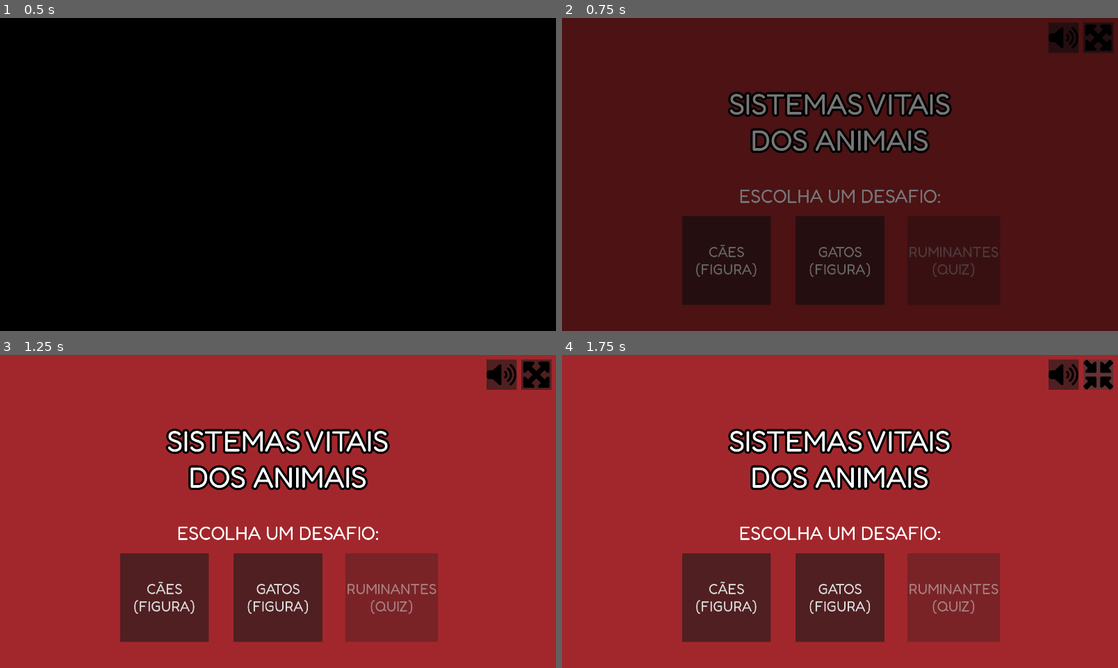
Above: before the commit, frames 1-4 (two rows, left to right).
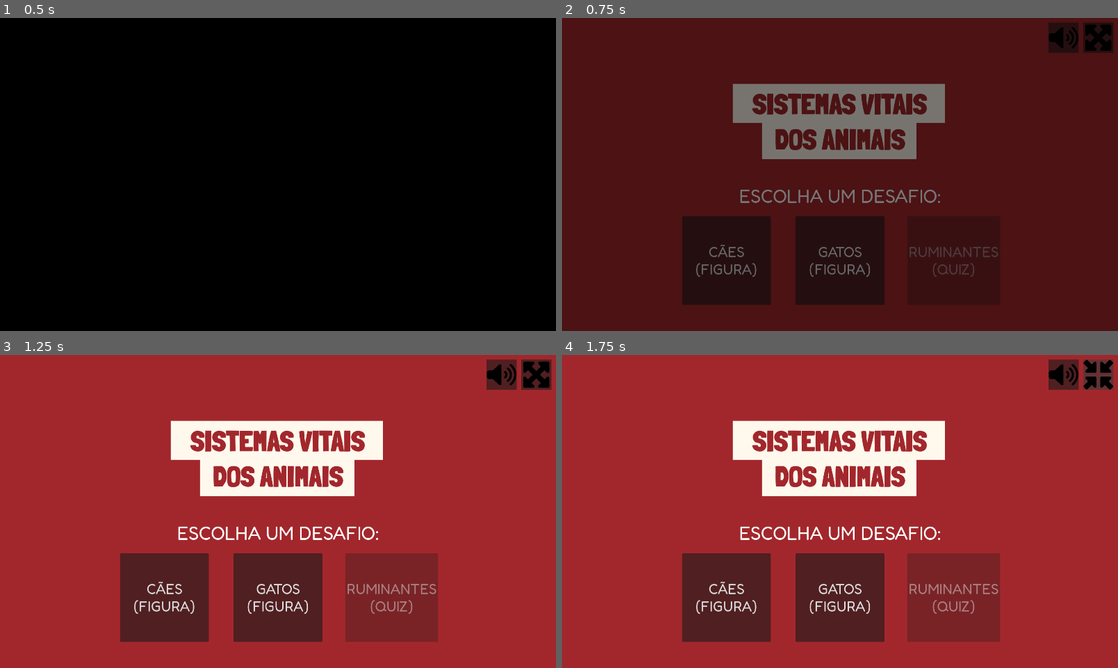
Above: after the commit, the same moments.

Repository: telmotrooper/vet-game
Game: Godot game, scene res://main.tscn
Two runs of this game, one before a commit and one after it. Both use one fixed random seed, a clock stepped at 60 frames per second and the inputs below.
Inputs (mouse positions are in pixels of both pictures, inside the frame that each line leads up to):
- Up to frame 1 (0.5 s): no input
- Up to frame 2 (0.75 s): tap Enter at 0.5 s
- Up to frame 3 (1.25 s): no input
- Up to frame 4 (1.75 s): click (1095, 373) at 1.25 s

Frame 1 is identical in both runs. In frame 2, 7.4% of the frame differs, in the area x 29-71%, y 20-46%; in frame 3, 7.5%; in frame 4, 7.5%.

Commit message:
working on title screen

Diff:
--- a/title_screen.tscn
+++ b/title_screen.tscn
@@ -1,12 +1,14 @@
-[gd_scene load_steps=5 format=3 uid="uid://bwq2aip0hywte"]
+[gd_scene load_steps=6 format=3 uid="uid://bwq2aip0hywte"]
 
 [ext_resource type="Script" path="res://title_screen.gd" id="1_mjlm7"]
 [ext_resource type="PackedScene" uid="uid://gpvwrquanwhj" path="res://ui/maximize_button/maximize_button.tscn" id="2_csjh6"]
+[ext_resource type="FontFile" uid="uid://ckq5gw7frn8xf" path="res://assets/LondrinaSolid-Black.ttf" id="2_q5b3s"]
 [ext_resource type="PackedScene" uid="uid://c7v1migha7ig" path="res://ui/volume_button/volume_button.tscn" id="3_afivn"]
 
 [sub_resource type="LabelSettings" id="LabelSettings_ho86y"]
+font = ExtResource("2_q5b3s")
 font_size = 100
-outline_size = 30
+font_color = Color(0.635294, 0.152941, 0.172549, 1)
 outline_color = Color(0, 0, 0, 1)
 
 [node name="TitleScreen" type="Control"]
@@ -27,6 +29,22 @@
 grow_vertical = 2
 color = Color(0.635294, 0.152941, 0.172549, 1)
 
+[node name="ColorRect" type="ColorRect" parent="."]
+layout_mode = 0
+offset_left = 590.0
+offset_top = 227.0
+offset_right = 1322.0
+offset_bottom = 362.0
+color = Color(1, 0.972549, 0.929412, 1)
+
+[node name="ColorRect2" type="ColorRect" parent="."]
+layout_mode = 0
+offset_left = 691.0
+offset_top = 351.0
+offset_right = 1224.0
+offset_bottom = 486.0
+color = Color(1, 0.972549, 0.929412, 1)
+
 [node name="Logo" type="Label" parent="."]
 layout_mode = 1
 anchors_preset = 8
@@ -40,11 +58,13 @@
 offset_bottom = -25.0
 grow_horizontal = 2
 grow_vertical = 2
-text = "SISTEMAS VITAIS DOS ANIMAIS"
+text = "SISTEMAS VITAIS
+DOS ANIMAIS"
 label_settings = SubResource("LabelSettings_ho86y")
 horizontal_alignment = 1
 vertical_alignment = 1
 autowrap_mode = 2
+metadata/_edit_use_anchors_ = true
 
 [node name="DogButton" type="Button" parent="."]
 layout_mode = 1
Binary file added: assets/LondrinaSolid-Black.ttf
Not shown, added: assets/LondrinaSolid-Black.ttf.import
